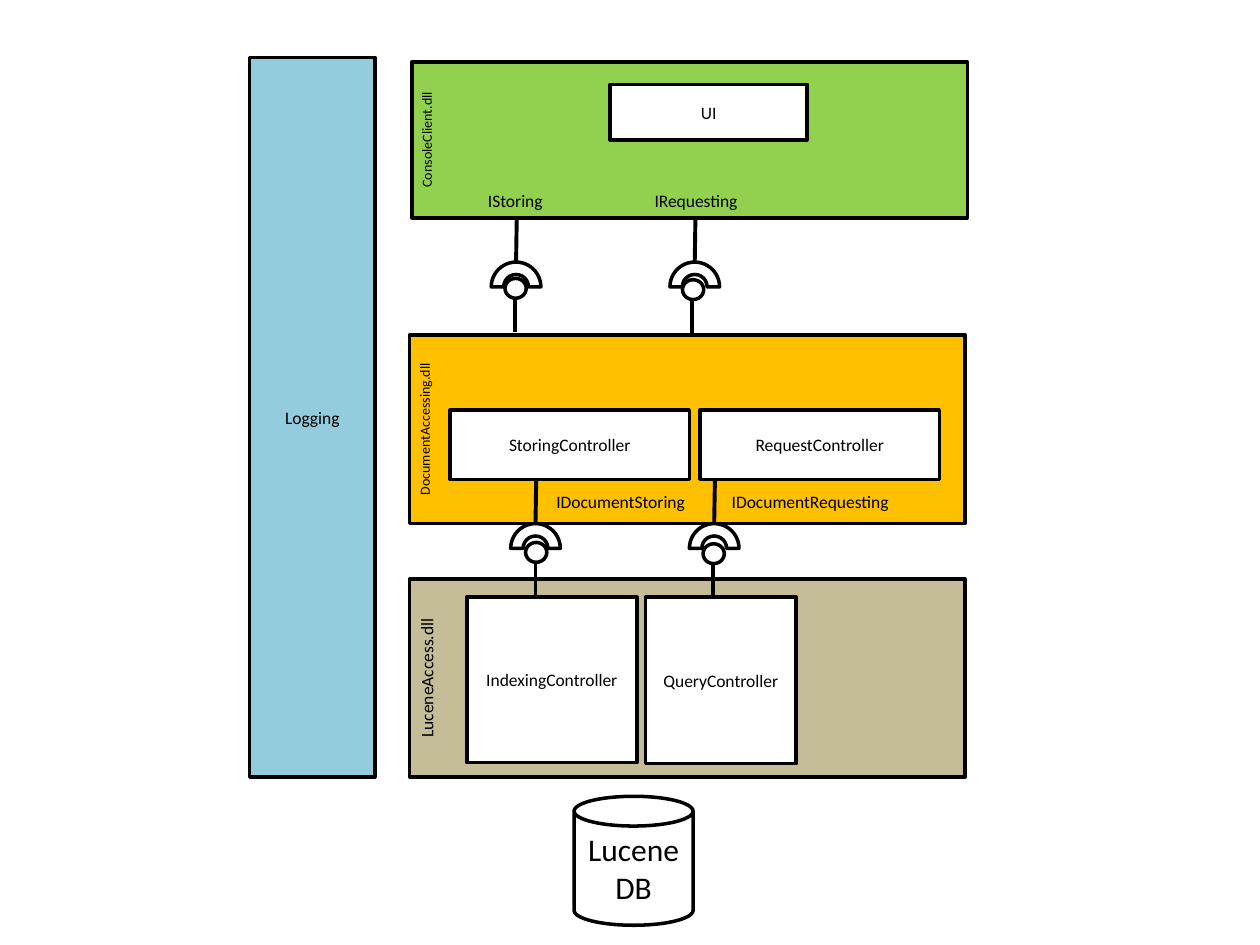
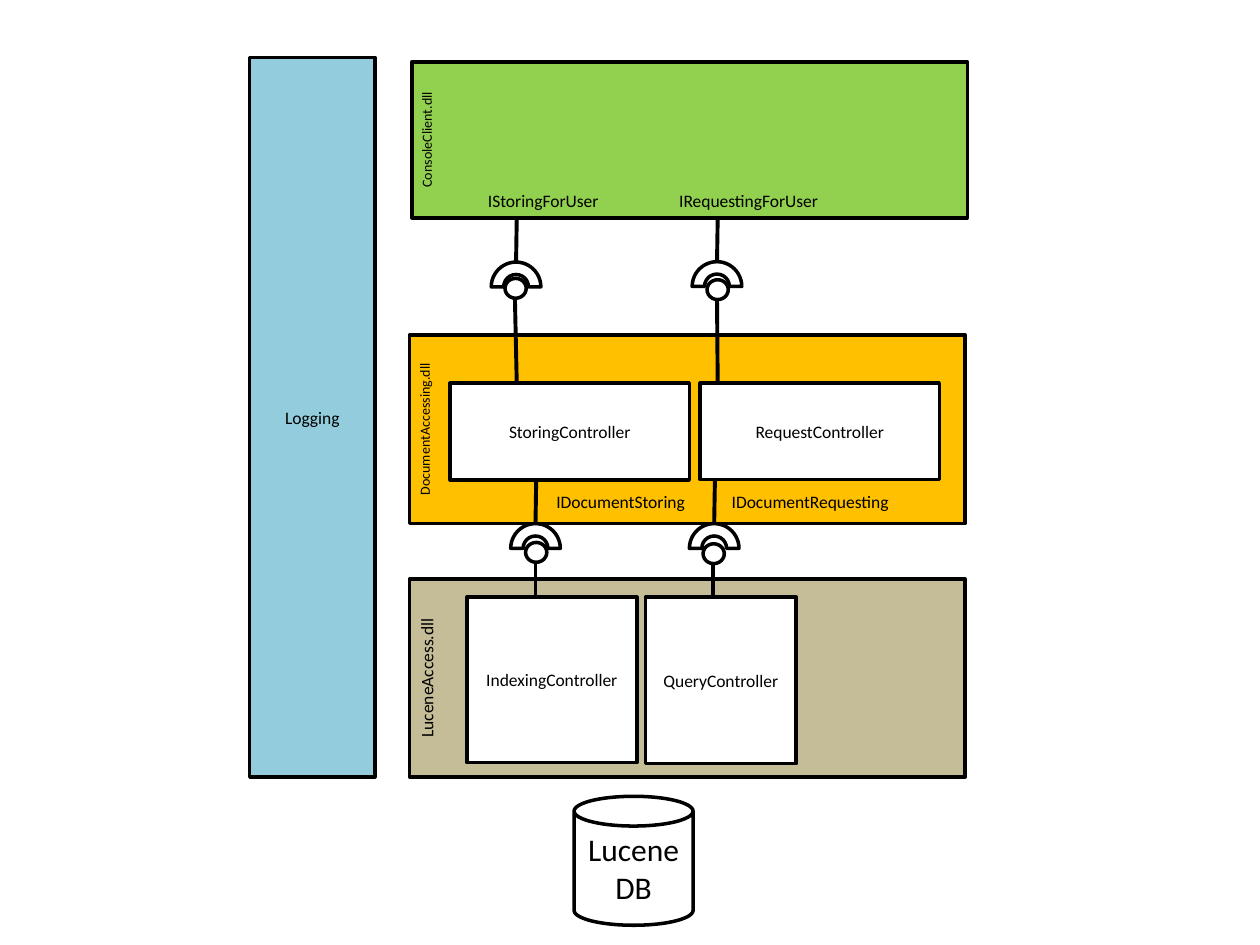
Before and after one commit to MrMame/Doci, a slide deck: slide 3 of documentation/Architecture_v0.1.0.pptx. Drawn at 1260x945 pixels with LibreOffice and Linux fonts; fonts in the diff are those of the drawing. Boxes give left, top, right and bottom in pixels: in the first picture for what was removed or moved away, otherwise in the second. Text is boxed around its words. In the diff, an @@ line names an element or a change of style, - is before the commit and + after.

```diff
--- a/documentation/Architecture_v0.1.0.pptx
+++ b/documentation/Architecture_v0.1.0.pptx
@@ rectangle removed at <box>610,84,806,140</box> @@
-UI
@@ text at <box>488,195,598,210</box>: text changed @@
-IStoring
+IStoringForUser
@@ text at <box>679,195,818,210</box>: text changed @@
-IRequesting
+IRequestingForUser
@@ line moved from (694, 262) - (696, 218) to (717, 262) - (718, 218) @@
@@ arch (boxed as its full ring): place and size @@
-arch (boxed as its full ring) at <box>670,262,719,311</box>
+arch (boxed as its full ring) at <box>692,262,741,311</box>
@@ line moved from (515, 331) - (515, 299) to (517, 383) - (515, 299) @@
@@ ellipse: place and size @@
-ellipse at <box>682,279,704,299</box>
+ellipse at <box>707,279,729,299</box>
@@ line moved from (693, 333) - (693, 300) to (718, 383) - (717, 300) @@
@@ rectangle "StoringController": place and size @@
-rectangle "StoringController" at <box>450,411,689,480</box>
+rectangle "StoringController" at <box>450,383,689,480</box>
@@ rectangle "RequestController": place and size @@
-rectangle "RequestController" at <box>701,410,940,479</box>
+rectangle "RequestController" at <box>701,383,940,479</box>
```
Also in this commit, not shown: 5 other files.
